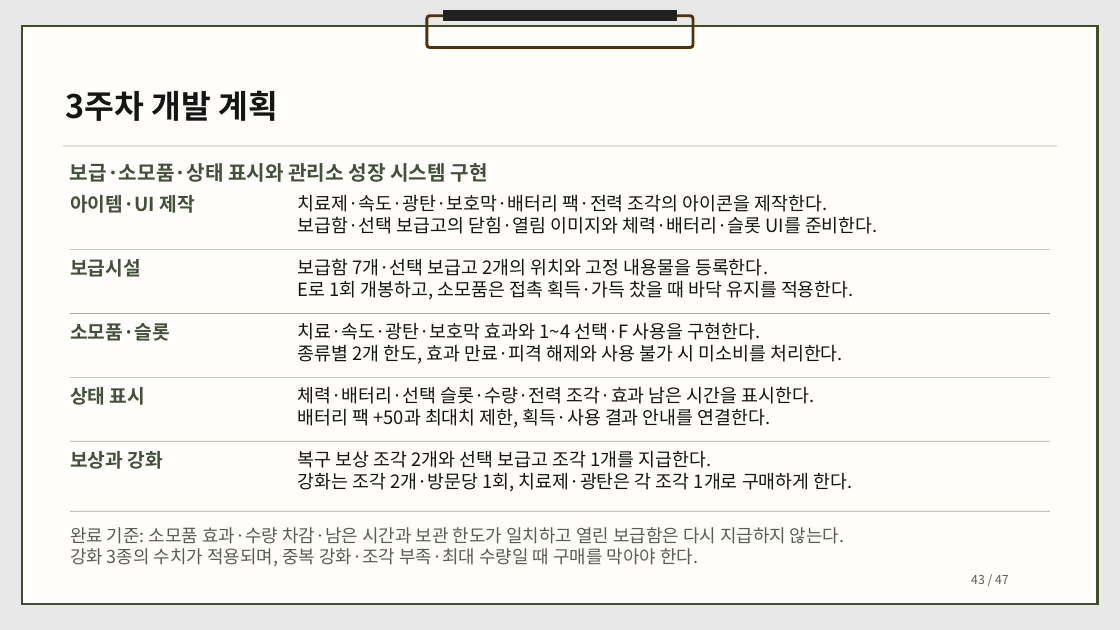
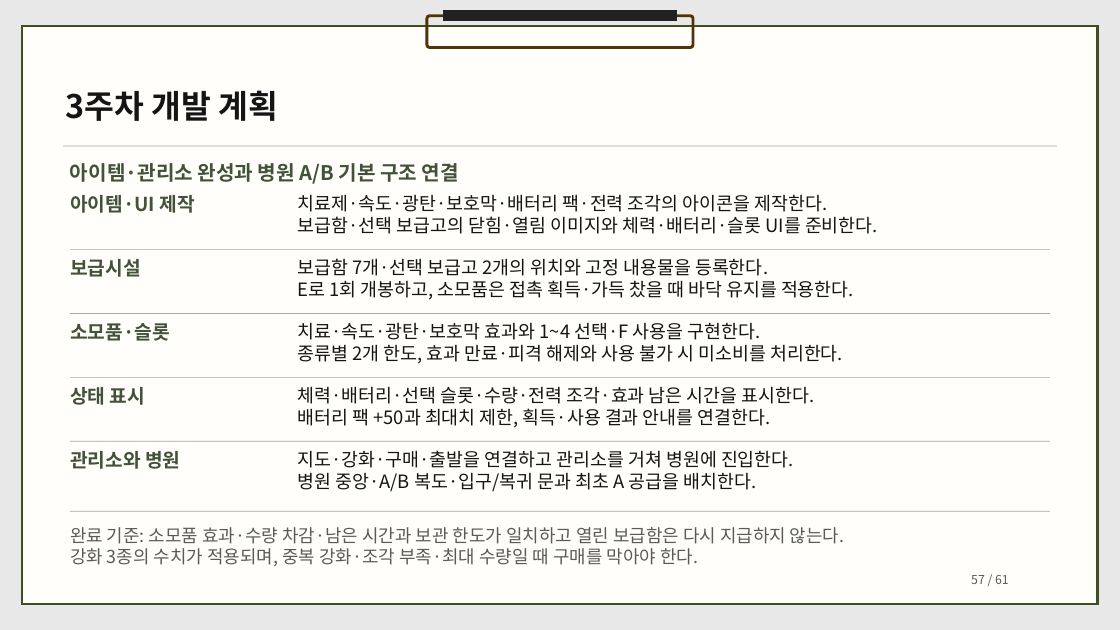
Before and after one commit to dbguswh/2Dgame_project, a slide deck: slide 57 of 2D게임프로그래밍 기획서.pptx (slide 43 before the commit). Drawn at 1120x630 pixels with LibreOffice and Linux fonts; fonts in the diff are those of the drawing. Boxes give left, top, right and bottom in pixels: in the first picture for what was removed or moved away, otherwise in the second. Text is boxed around its words. In the diff, an @@ line names an element or a change of style, - is before the commit and + after.

```diff
--- a/2D게임프로그래밍 기획서.pptx
+++ b/2D게임프로그래밍 기획서.pptx
@@ text at (70, 163, 459, 184): text changed @@
-보급·소모품·상태 표시와 관리소 성장 시스템 구현
+아이템·관리소 완성과 병원 A/B 기본 구조 연결
@@ text at (70, 451, 180, 469): text changed @@
-보상과 강화
+관리소와 병원
@@ text at (297, 450, 794, 492): text changed @@
-복구 보상 조각 2개와 선택 보급고 조각 1개를 지급한다.
-강화는 조각 2개·방문당 1회, 치료제·광탄은 각 조각 1개로 구매하게 한다.
+지도·강화·구매·출발을 연결하고 관리소를 거쳐 병원에 진입한다.
+병원 중앙·A/B 복도·입구/복귀 문과 최초 A 공급을 배치한다.
@@ text at (971, 575, 1009, 584): text changed @@
-43 / 47
+57 / 61
```
Also in this commit, not shown: 45 other slides changed, 14 slides added, 1 other file.
